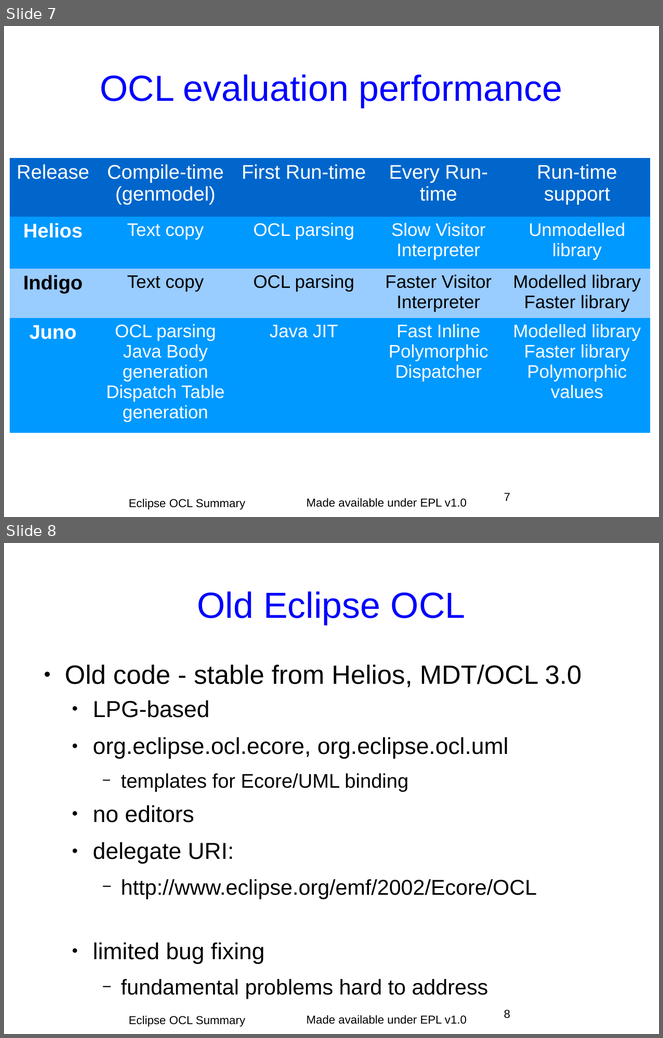
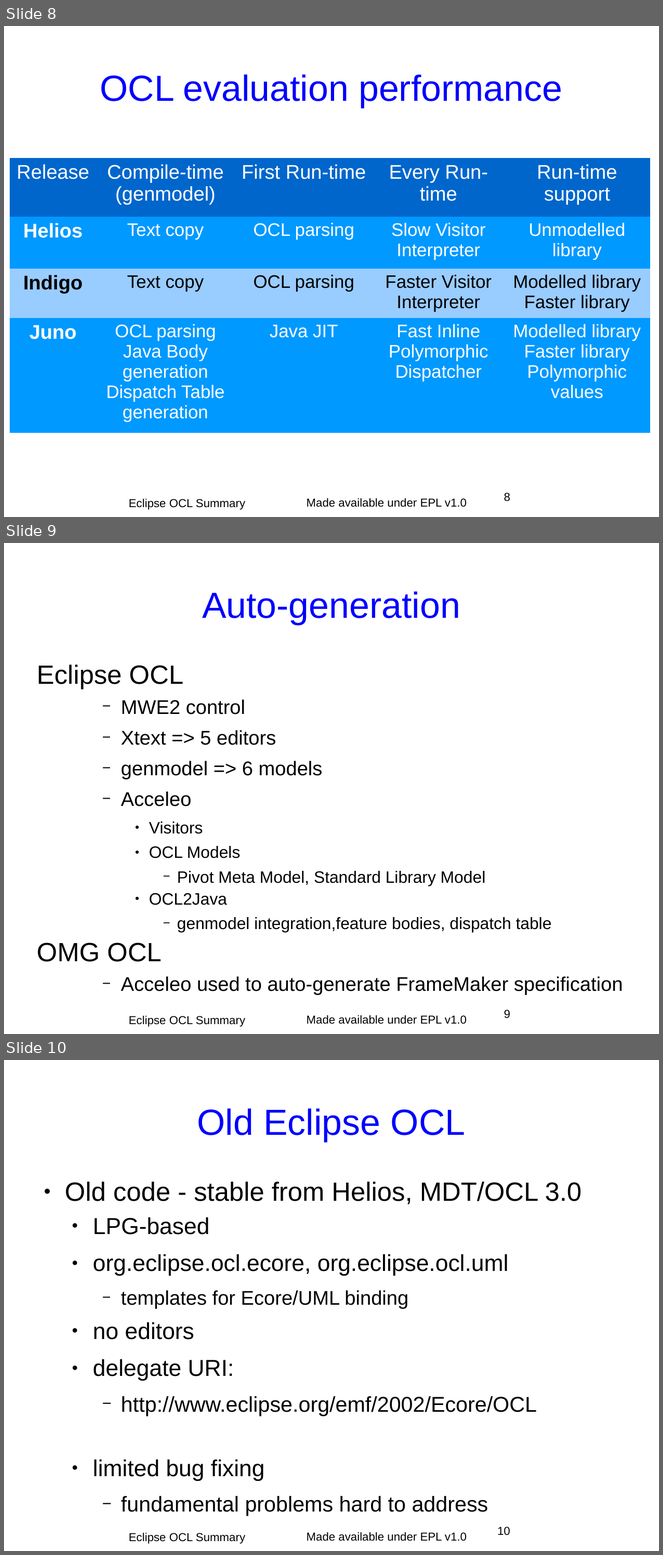
Before and after one commit to eclipse-ocl/ocl-website, a slide deck: ocl/docs/publications/ECE2011BoF/EclipseOCLSummary.odp. Shown one above the other, each under a label of ours: slides 7 and 8 before the commit, slides 8, 9 and 10 after it. The pictures are 663x1038 and 663x1555 pixels, drawn with LibreOffice and Linux fonts; fonts in the diff are those of the drawing; background and template pictures are left out. Boxes give left, top, right and bottom in pixels: in the first picture for what was removed or moved away, otherwise in the second. Text is boxed around its words. In the diff, an @@ line names an element or a change of style, - is before the commit and + after.

```diff
--- a/ocl/docs/publications/ECE2011BoF/EclipseOCLSummary.odp
+++ b/ocl/docs/publications/ECE2011BoF/EclipseOCLSummary.odp
@@ slide 9 added at box(4, 543, 659, 1034), background #FFFFFF; not listed: 1 template element that a slide beside it also shows @@
@@ title added at box(202, 591, 461, 625), 44 pt, text #0000FF @@
+Auto-generation
@@ text added at box(37, 665, 623, 995), 20 pt, text #000000 @@
+Eclipse OCL
+    − MWE2 control
+    − Xtext => 5 editors
+    − genmodel => 6 models
+    − Acceleo
+      ● Visitors
+      ● OCL Models
+        − Pivot Meta Model, Standard Library Model
+      ● OCL2Java
+        − genmodel integration,feature bodies, dispatch table
+OMG OCL
+    − Acceleo used to auto-generate FrameMaker specification
@@ page number added at box(504, 1010, 510, 1019), 14 pt, text #000000 @@
+9
@@ text added at box(129, 1016, 245, 1027), 14 pt, text #000000 @@
+Eclipse OCL Summary
@@ what was slide 7 is now slide 8 @@
@@ page number at box(504, 493, 510, 502): text changed @@
-7
+8
@@ what was slide 8 is now slide 10 @@
@@ page number at box(497, 1527, 510, 1536): text changed @@
-8
+10
```
Also in this commit, not shown: 1 slide changed, 2 other slides added, 1 slide removed.
